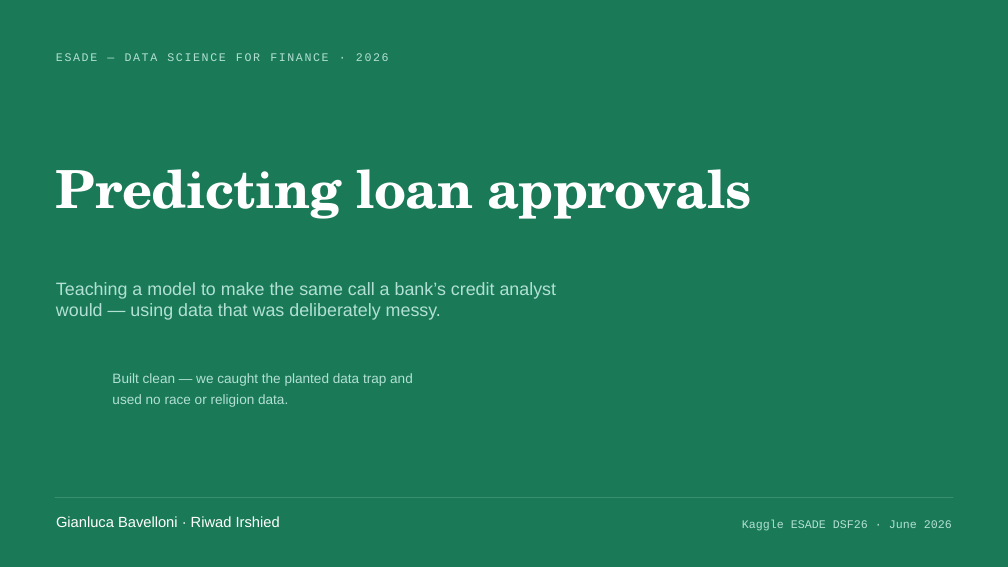
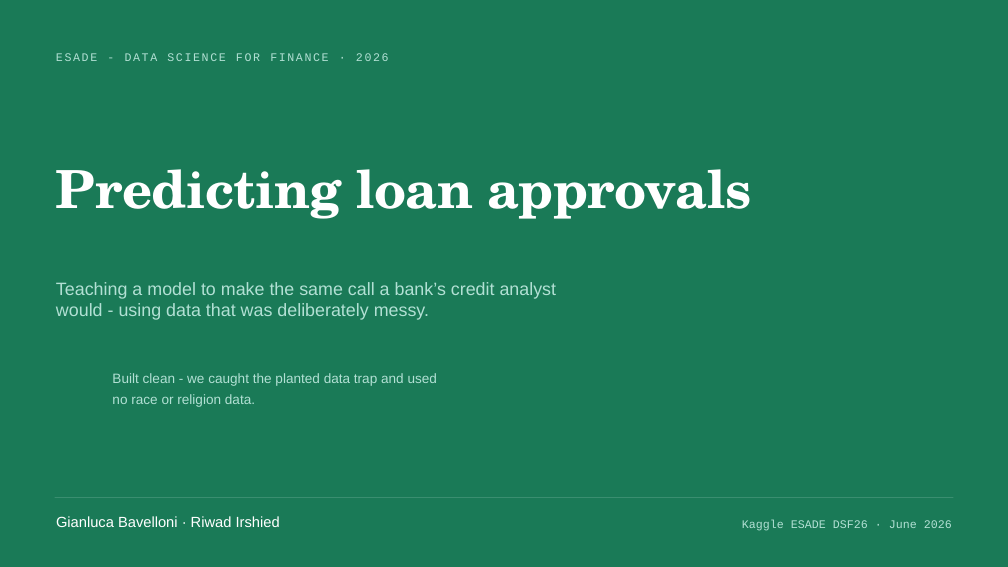
Before and after one commit to GianlucaBave/final-data-finance, a slide deck: slide 1 of presentation/Consulting_Finance_ML_Slides.pptx. Drawn at 1008x567 pixels with LibreOffice and Linux fonts; fonts in the diff are those of the drawing. Boxes give left, top, right and bottom in pixels: in the first picture for what was removed or moved away, otherwise in the second. Text is boxed around its words. In the diff, an @@ line names an element or a change of style, - is before the commit and + after.

```diff
--- a/presentation/Consulting_Finance_ML_Slides.pptx
+++ b/presentation/Consulting_Finance_ML_Slides.pptx
@@ text at bbox=[56, 53, 389, 61]: text changed @@
-ESADE — DATA SCIENCE FOR FINANCE · 2026
+ESADE - DATA SCIENCE FOR FINANCE · 2026
@@ text at bbox=[56, 282, 557, 320]: text changed @@
-Teaching a model to make the same call a bank’s credit analyst would — using data that was deliberately messy.
+Teaching a model to make the same call a bank’s credit analyst would - using data that was deliberately messy.
@@ text at bbox=[112, 373, 437, 407]: text changed @@
-Built clean — we caught the planted data trap and used no race or religion data.
+Built clean - we caught the planted data trap and used no race or religion data.
```
Also in this commit, not shown: 9 other slides changed.
